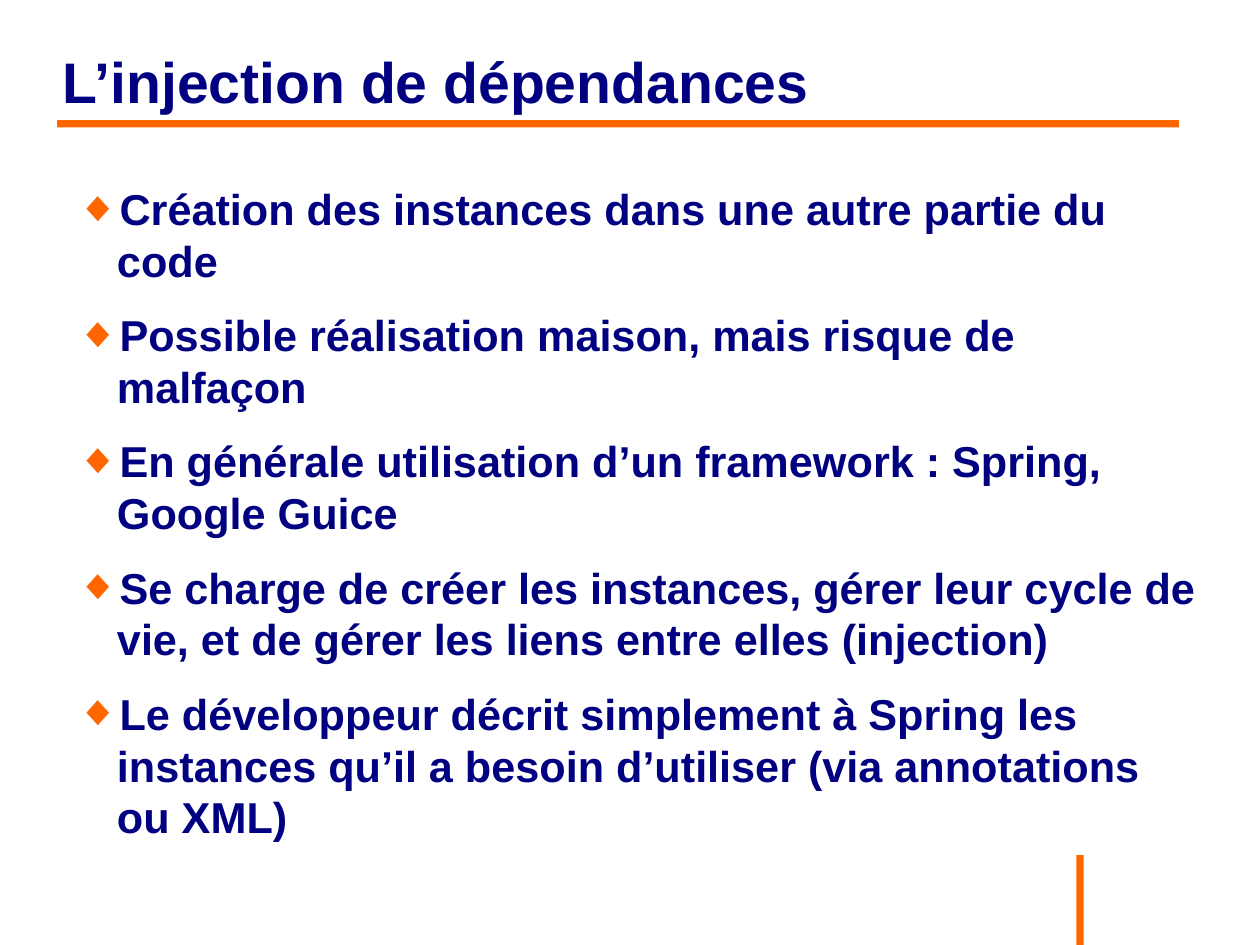
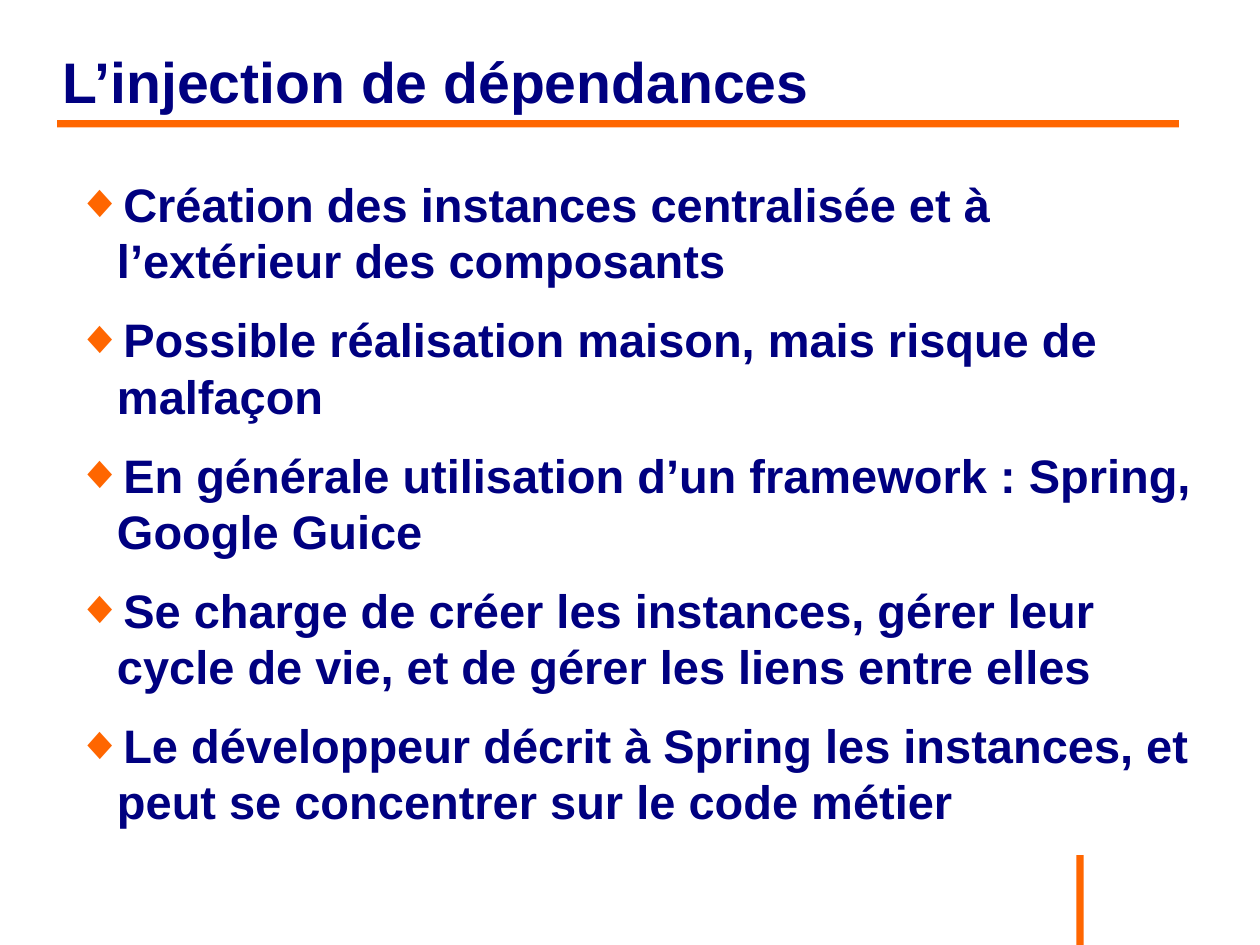
Before and after one commit to philphils/formation-spring, a slide deck: slide 31 of Documentation/diapo_formation_spring.odp. Drawn at 1260x945 pixels with LibreOffice and Linux fonts; fonts in the diff are those of the drawing; background and template pictures are left out. Boxes give left, top, right and bottom in pixels: in the first picture for what was removed or moved away, otherwise in the second. Text is boxed around its words. In the diff, an @@ line names an element or a change of style, - is before the commit and + after.

```diff
--- a/Documentation/diapo_formation_spring.odp
+++ b/Documentation/diapo_formation_spring.odp
@@ text at box(117, 187, 990, 287): text changed; size 27.2 to 29.6 pt @@
-◆ Création des instances dans une autre partie du code
+◆ Création des instances centralisée et à l’extérieur des composants
@@ text at box(117, 322, 1191, 558): size 27.2 to 29.6 pt in "Possible réalisation maison, mais risque de malfaçon", "En générale utilisation d’un framework : Spring, ..." @@
@@ text at box(117, 593, 1188, 828): text changed; size 27.2 to 29.6 pt @@
-◆ Se charge de créer les instances, gérer leur cycle de vie, et de gérer les liens entre elles (injection)
-◆ Le développeur décrit simplement à Spring les instances qu’il a besoin d’utiliser (via annotations ou XML)
+◆ Se charge de créer les instances, gérer leur cycle de vie, et de gérer les liens entre elles
+◆ Le développeur décrit à Spring les instances, et peut se concentrer sur le code métier
```
Also in this commit, not shown: 65 other slides changed, 3 slides added.
